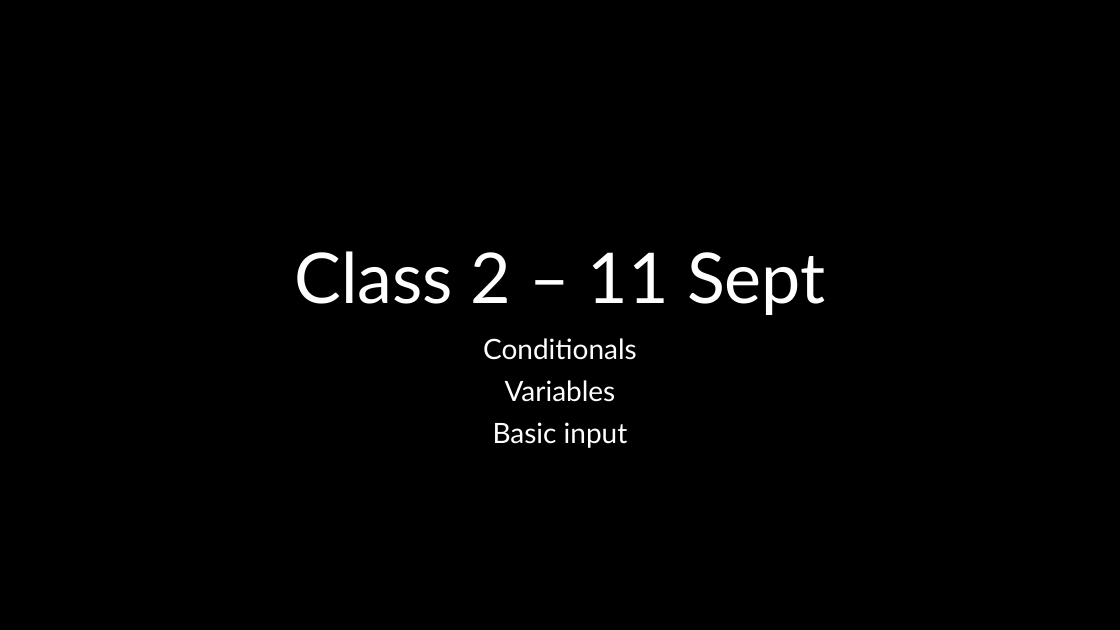
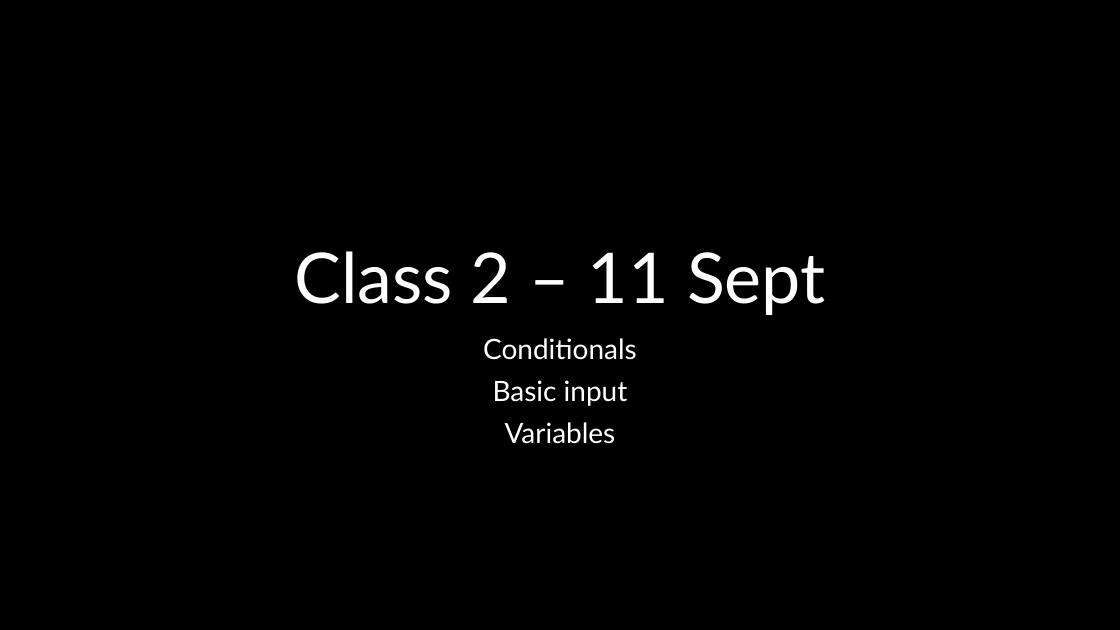
Before and after one commit to crhallberg/IMM120, a slide deck: slide 1 of Presentations/Sept 11 - Class 2.pptx. Drawn at 1120x630 pixels with LibreOffice and Linux fonts; fonts in the diff are those of the drawing. Boxes give left, top, right and bottom in pixels: in the first picture for what was removed or moved away, otherwise in the second. Text is boxed around its words. In the diff, an @@ line names an element or a change of style, - is before the commit and + after.

```diff
--- a/Presentations/Sept 11 - Class 2.pptx
+++ b/Presentations/Sept 11 - Class 2.pptx
@@ subtitle at box(493, 380, 628, 406): paragraph added @@
+Basic input
@@ subtitle at box(493, 422, 628, 448): paragraph removed @@
-Basic input
```
Also in this commit, not shown: 1 other slide changed, 3 slides added.
